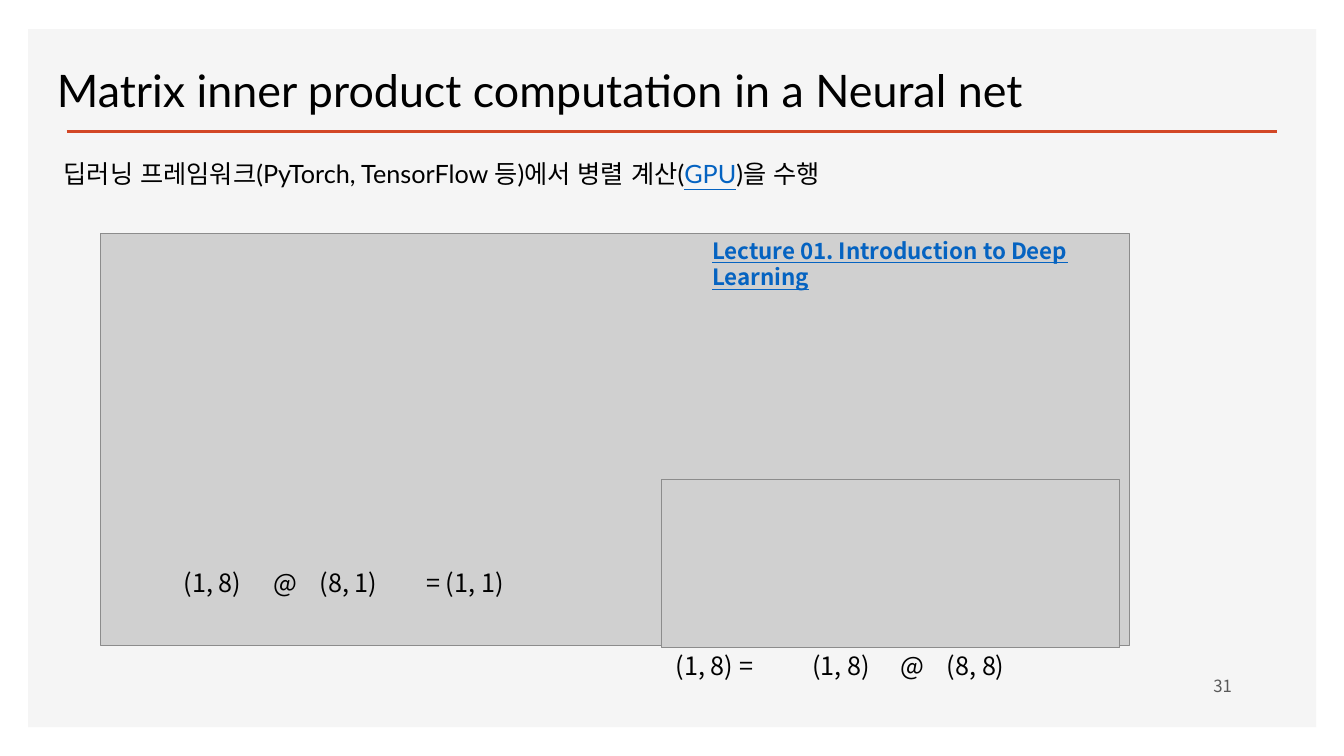
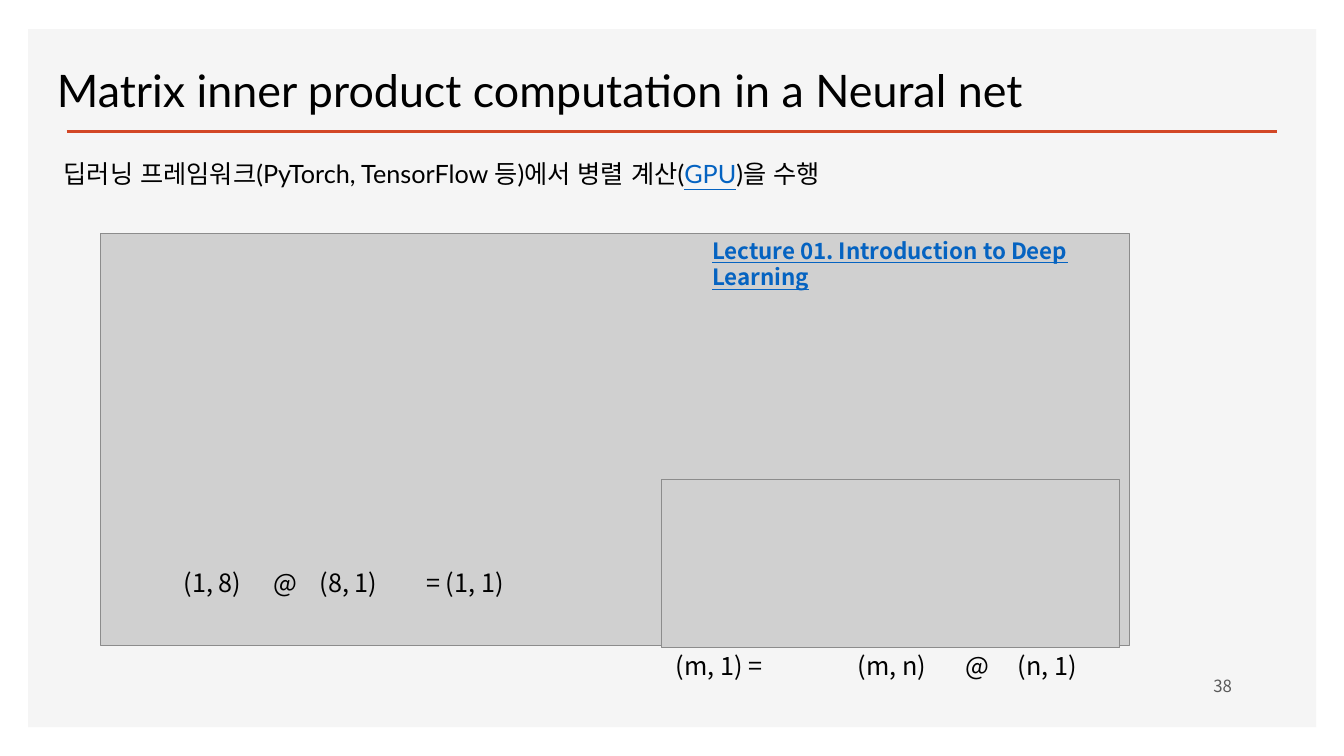
Before and after one commit to ancestor9/mathematics-for-machine-learning, a slide deck: slide 38 of Linear_Algebra/w4_Perceptron_Regression.pptx (slide 31 before the commit). Drawn at 1344x756 pixels with LibreOffice and Linux fonts; fonts in the diff are those of the drawing; grey boxes stand for pictures; background and template pictures are left out. Boxes give left, top, right and bottom in pixels: in the first picture for what was removed or moved away, otherwise in the second. Text is boxed around its words. In the diff, an @@ line names an element or a change of style, - is before the commit and + after.

```diff
--- a/Linear_Algebra/w4_Perceptron_Regression.pptx
+++ b/Linear_Algebra/w4_Perceptron_Regression.pptx
@@ text at <box>676,654,742,680</box>: text changed @@
-(1, 8) =
+(m, 1) =
@@ text removed at <box>812,654,870,680</box> @@
-(1, 8)
@@ text at <box>858,654,1077,680</box>: text changed @@
-@ (8, 8)
+(m, n) @ (n, 1)
@@ page number at <box>1213,679,1232,692</box>: text changed @@
-31
+38
```
Also in this commit, not shown: 8 other slides changed, 7 slides added.
